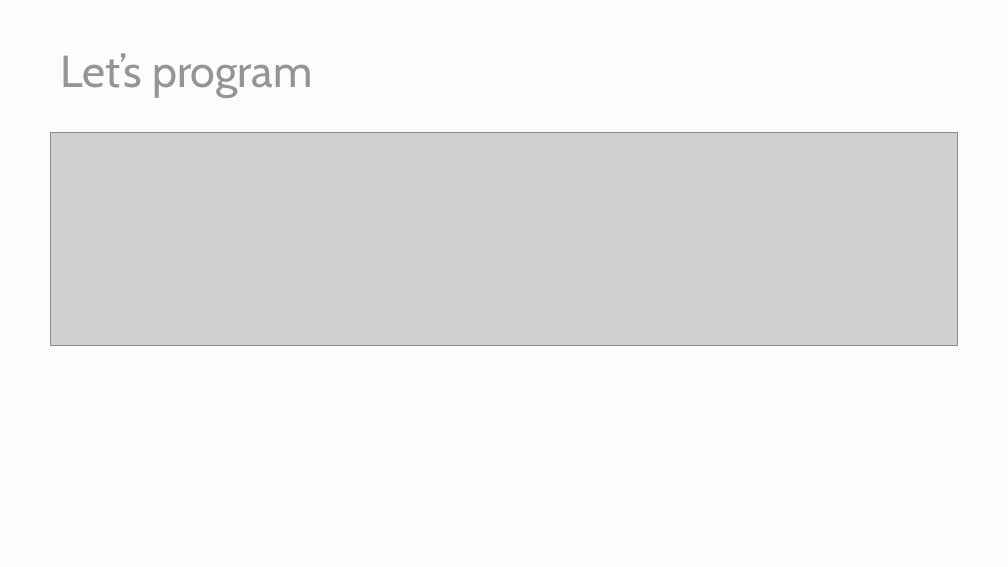
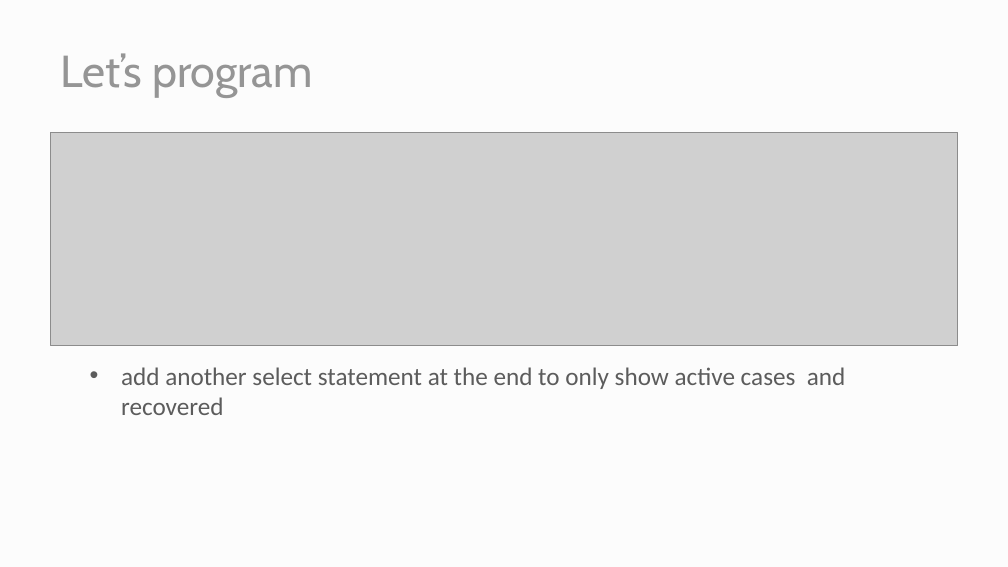
Before and after one commit to aweimann/floto-lab-learning-bioinformatics, a slide deck: slide 15 of docs/presentations/data_transformations.pptx. Drawn at 1008x567 pixels with LibreOffice and Linux fonts; fonts in the diff are those of the drawing; grey boxes stand for pictures. Boxes give left, top, right and bottom in pixels: in the first picture for what was removed or moved away, otherwise in the second. Text is boxed around its words. In the diff, an @@ line names an element or a change of style, - is before the commit and + after.

```diff
--- a/docs/presentations/data_transformations.pptx
+++ b/docs/presentations/data_transformations.pptx
@@ text added at [121,367,846,415], 18 pt, text #5C5C5C @@
+• add another select statement at the end to only show active cases and recovered
```
Also in this commit, not shown: 8 other slides changed, 36 other files.
